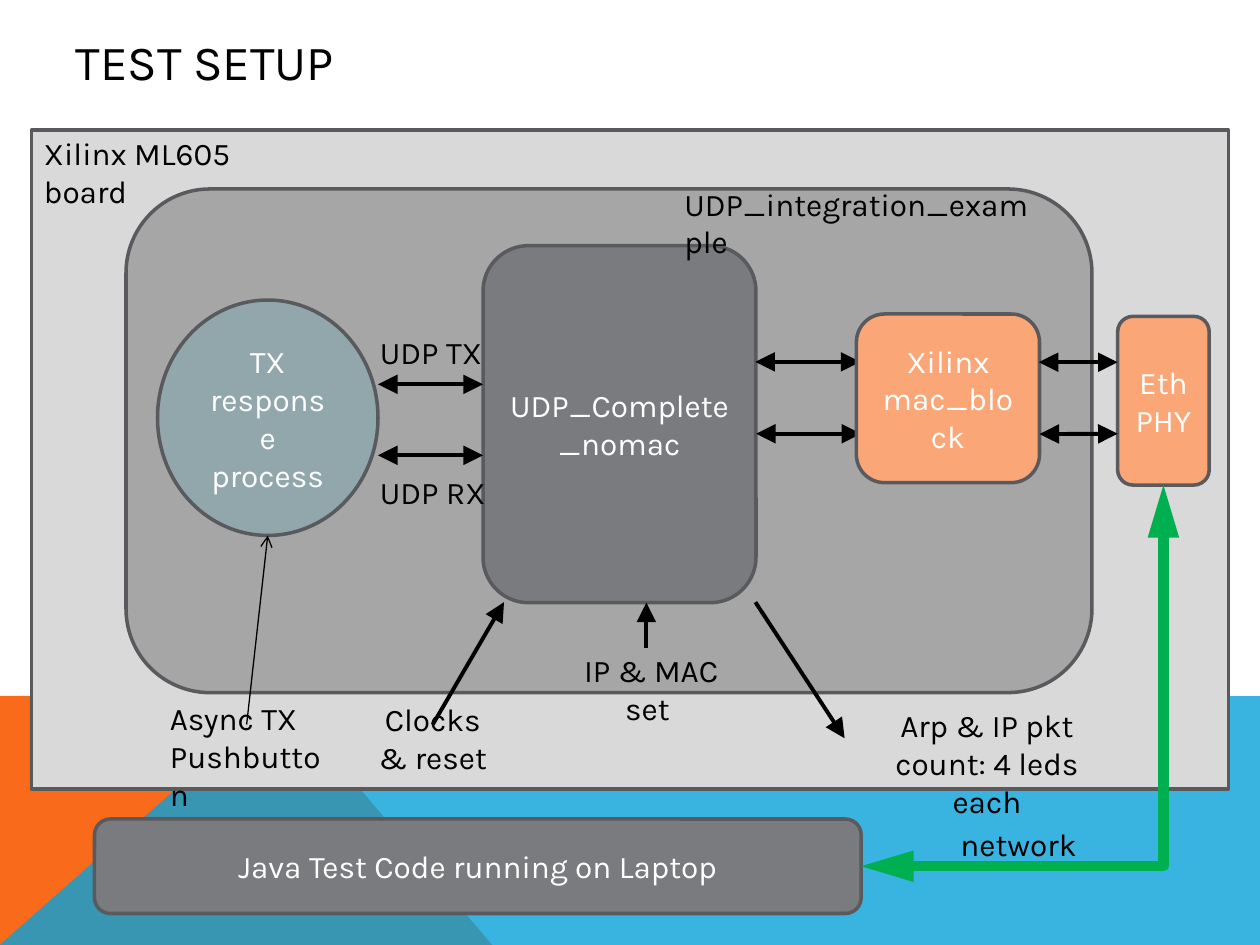
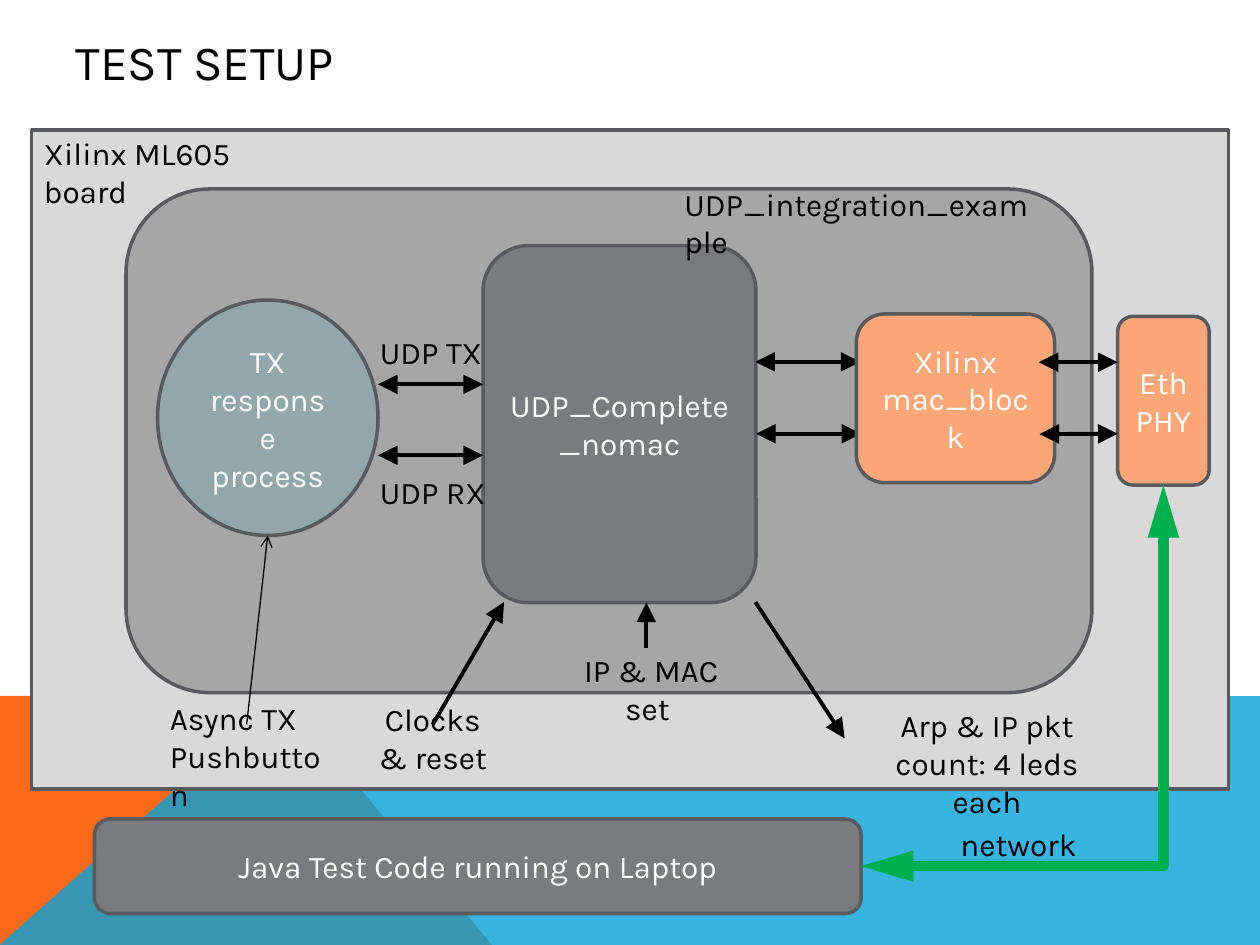
Before and after one commit to rsarwar87/udp_ip_core, a slide deck: slide 20 of doc/src/UDP_IP_Stack.pptx (slide 19 before the commit). Drawn at 1260x945 pixels with LibreOffice and Linux fonts; fonts in the diff are those of the drawing. Boxes give left, top, right and bottom in pixels: in the first picture for what was removed or moved away, otherwise in the second. Text is boxed around its words. In the diff, an @@ line names an element or a change of style, - is before the commit and + after.

```diff
--- a/doc/src/UDP_IP_Stack.pptx
+++ b/doc/src/UDP_IP_Stack.pptx
@@ rounded rectangle "Xilinx mac_block": place and size @@
-rounded rectangle "Xilinx mac_block" at [857,314,1040,483]
+rounded rectangle "Xilinx mac_block" at [857,314,1055,483]
```
Also in this commit, not shown: 2 other slides changed, 1 slide added, 14 other files.
